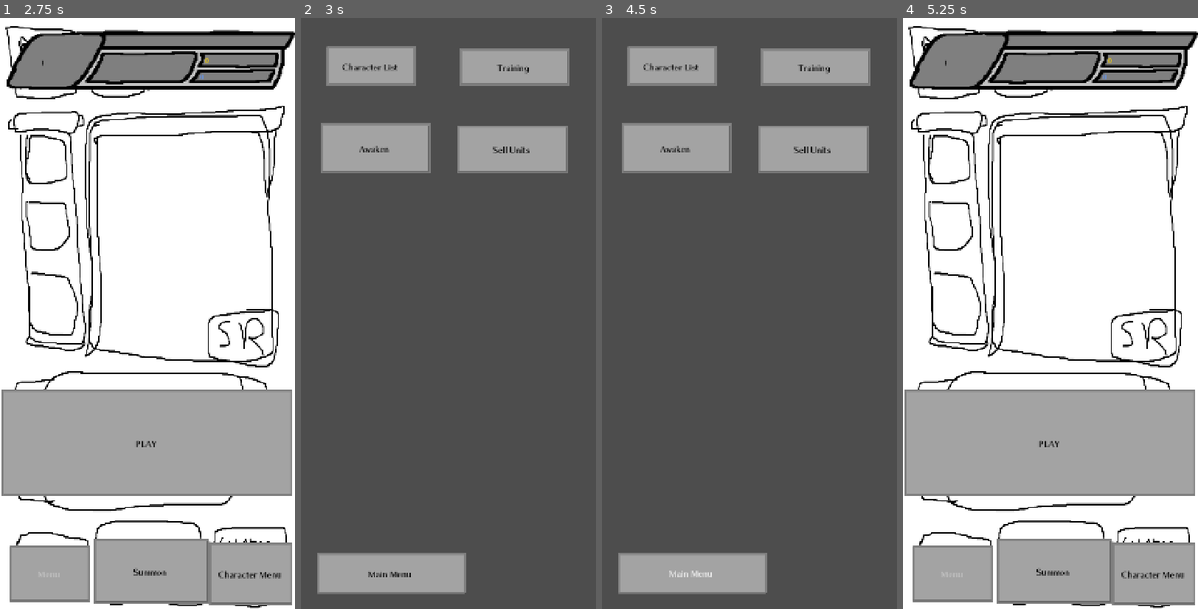
Above: before the commit, frames 1-4 (left to right).
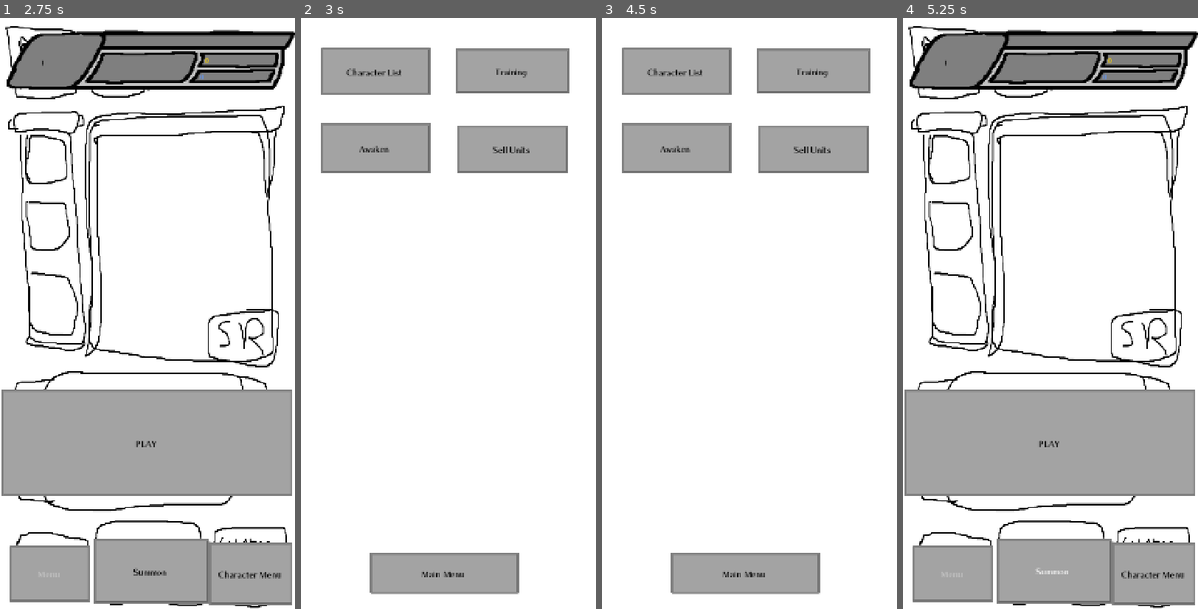
Above: after the commit, the same moments.

Repository: machina344/sixfold-gacha
Game: Godot game, scene res://scenes/MainMenu.tscn
The game is run twice, just before and just after one commit, with the same random seed, the same clock (stepped at 60 frames per second) and the same inputs.
Inputs:
- Up to frame 1 (2.75 s): click "Summon" at 0.5 s; click "Multi-Summon" at 1.25 s; click "Menu" at 2 s
- Up to frame 2 (3 s): click "Character Menu" at 2.75 s
- Up to frame 3 (4.5 s): click "Character List" at 3.5 s; click "Back" at 4.25 s
- Up to frame 4 (5.25 s): click "Main Menu" at 5 s

Frame 1 is identical in both runs. In frame 2, 88% of the frame differs, in the area x 0-100%, y 0-100%; in frame 3, 88%; in frame 4, less than 0.1%.

Commit message:
Non-Awakenable Unit Change & Summon killswitch
made non-awakenable units accurately display as such on the awakening page; effectively only a visual change. Additionally, made sure that multiple rapidfire presses of the summoning button won't do anything crazy.

Diff:
--- a/resources/rarity.gd
+++ b/resources/rarity.gd
@@ -1,3 +1,3 @@
 extends Node
 
-enum Rarity {COMMON=0,RARE=1,SUPER_RARE=2,ULTRA_RARE=3}
+enum Rarity {COMMON=0,RARE=1,SUPER_RARE=2,ULTRA_RARE=3,LEGENDARY_RARE=4}
--- a/scenes/TrainingScene.tscn
+++ b/scenes/TrainingScene.tscn
@@ -55,7 +55,7 @@
 "speed": 5.0
 }]
 
-[node name="TrainingScene" type="Control"]
+[node name="TrainingScene" type="Control" unique_id=946988062]
 layout_mode = 3
 anchors_preset = 15
 anchor_right = 1.0
@@ -64,7 +64,7 @@
 grow_vertical = 2
 script = ExtResource("1_1wmut")
 
-[node name="Experience1" type="Button" parent="."]
+[node name="Experience1" type="Button" parent="." unique_id=428741260]
 layout_mode = 0
 offset_left = 44.0
 offset_top = 570.0
@@ -73,7 +73,7 @@
 theme = ExtResource("2_hmxqr")
 text = "Give 1000 EXP"
 
-[node name="Experience2" type="Button" parent="."]
+[node name="Experience2" type="Button" parent="." unique_id=225674802]
 layout_mode = 0
 offset_left = 365.0
 offset_top = 577.0
@@ -82,7 +82,7 @@
 theme = ExtResource("2_hmxqr")
 text = "Give 10000 EXP"
 
-[node name="BackButton" type="Button" parent="."]
+[node name="BackButton" type="Button" parent="." unique_id=155104072]
 layout_mode = 0
 offset_left = 16.0
 offset_top = 1299.0
@@ -91,7 +91,7 @@
 theme = ExtResource("2_hmxqr")
 text = "Back to List"
 
-[node name="InnerBorder" type="ColorRect" parent="."]
+[node name="InnerBorder" type="ColorRect" parent="." unique_id=9891118]
 custom_minimum_size = Vector2(150, 150)
 layout_mode = 1
 anchors_preset = -1
@@ -104,13 +104,13 @@
 grow_horizontal = 2
 grow_vertical = 2
 
-[node name="UnitIcon" type="AnimatedSprite2D" parent="InnerBorder"]
+[node name="UnitIcon" type="AnimatedSprite2D" parent="InnerBorder" unique_id=64806922]
 position = Vector2(193, 179)
 sprite_frames = SubResource("SpriteFrames_aj3b0")
 animation = &"Units"
 speed_scale = 0.0
 
-[node name="levelLabel" type="Label" parent="InnerBorder"]
+[node name="levelLabel" type="Label" parent="InnerBorder" unique_id=1774494331]
 layout_mode = 0
 offset_left = 33.0
 offset_top = -83.0
@@ -120,7 +120,7 @@
 theme_override_font_sizes/font_size = 60
 text = "Lvl: "
 
-[node name="Experience3" type="Button" parent="."]
+[node name="Experience3" type="Button" parent="." unique_id=621679132]
 layout_mode = 0
 offset_left = 179.0
 offset_top = 786.0
--- a/scenes/awakening_scene.gd
+++ b/scenes/awakening_scene.gd
@@ -15,28 +15,25 @@
 	currentUnit = UnitInteraction.interactedIndex
 	unit_icon.set_frame(PlayerDataContainer.playerData.characterBox[currentUnit].charID)
 
-
-
-
 # Called every frame. 'delta' is the elapsed time since the previous frame.
 func _process(delta: float) -> void:
 	level_label.text = "Lvl: " + str(PlayerDataContainer.playerData.characterBox[currentUnit].level)
 	awakening_label.text = "Awakening: " + str(PlayerDataContainer.playerData.characterBox[currentUnit].stage)
 	unit_icon.set_frame(PlayerDataContainer.playerData.characterBox[currentUnit].charID)
-	if PlayerDataContainer.playerData.characterBox[currentUnit].stage == 6:
+	if PlayerDataContainer.playerData.characterBox[currentUnit].stage == 6 || ( PlayerDataContainer.playerData.characterBox[currentUnit].stage == 5 && PlayerDataContainer.playerData.characterBox[currentUnit].charTemplate.awakensInto == null ):
 		awakening_button.text = "Maximum Stage!"
 		canAwaken = false
 	else:
 		canAwaken = true
-	if PlayerDataContainer.playerData.characterBox[currentUnit].charTemplate.characterRarity == Rarity.Rarity.COMMON:
-		cost = 1000 * (2 ** PlayerDataContainer.playerData.characterBox[currentUnit].stage)
-	elif PlayerDataContainer.playerData.characterBox[currentUnit].charTemplate.characterRarity == Rarity.Rarity.RARE:
-		cost = 2000 * (2 ** PlayerDataContainer.playerData.characterBox[currentUnit].stage)
-	elif PlayerDataContainer.playerData.characterBox[currentUnit].charTemplate.characterRarity == Rarity.Rarity.SUPER_RARE:
-		cost = 4500 * (2 ** PlayerDataContainer.playerData.characterBox[currentUnit].stage)
-	elif PlayerDataContainer.playerData.characterBox[currentUnit].charTemplate.characterRarity == Rarity.Rarity.ULTRA_RARE:
-		cost = 15000 * (2 ** PlayerDataContainer.playerData.characterBox[currentUnit].stage)
-	awakening_button.text = "Awakening Cost: " + str(cost)
+		if PlayerDataContainer.playerData.characterBox[currentUnit].charTemplate.characterRarity == Rarity.Rarity.COMMON:
+			cost = 1000 * (2 ** PlayerDataContainer.playerData.characterBox[currentUnit].stage)
+		elif PlayerDataContainer.playerData.characterBox[currentUnit].charTemplate.characterRarity == Rarity.Rarity.RARE:
+			cost = 2000 * (2 ** PlayerDataContainer.playerData.characterBox[currentUnit].stage)
+		elif PlayerDataContainer.playerData.characterBox[currentUnit].charTemplate.characterRarity == Rarity.Rarity.SUPER_RARE:
+			cost = 4500 * (2 ** PlayerDataContainer.playerData.characterBox[currentUnit].stage)
+		elif PlayerDataContainer.playerData.characterBox[currentUnit].charTemplate.characterRarity == Rarity.Rarity.ULTRA_RARE:
+			cost = 15000 * (2 ** PlayerDataContainer.playerData.characterBox[currentUnit].stage)
+		awakening_button.text = "Awakening Cost: " + str(cost)
 
 
 
--- a/scenes/character_menu.tscn
+++ b/scenes/character_menu.tscn
@@ -1,41 +1,41 @@
-[gd_scene load_steps=3 format=3 uid="uid://bvwpkqslgpae7"]
+[gd_scene format=3 uid="uid://bvwpkqslgpae7"]
 
-[ext_resource type="Script" path="res://scenes/character_menu.gd" id="1_6vlnr"]
+[ext_resource type="Script" uid="uid://estqlvatxspg" path="res://scenes/character_menu.gd" id="1_6vlnr"]
 [ext_resource type="Theme" uid="uid://c1vds42xiuak4" path="res://assets/interactables/buttons.tres" id="2_1oytn"]
 
-[node name="CharacterMenu" type="Control"]
+[node name="CharacterMenu" type="Control" unique_id=1111316931]
 layout_mode = 3
 anchors_preset = 0
 script = ExtResource("1_6vlnr")
 
-[node name="characterListButton" type="Button" parent="."]
+[node name="characterListButton" type="Button" parent="." unique_id=708602356]
 layout_mode = 0
-offset_left = 62.0
-offset_top = 69.0
-offset_right = 282.0
-offset_bottom = 166.0
+offset_left = 49.0
+offset_top = 72.0
+offset_right = 316.0
+offset_bottom = 189.0
 theme = ExtResource("2_1oytn")
 text = "Character List"
 
-[node name="mainMenuButton" type="Button" parent="."]
+[node name="mainMenuButton" type="Button" parent="." unique_id=1671719816]
 layout_mode = 0
-offset_left = 39.0
+offset_left = 169.0
 offset_top = 1303.0
-offset_right = 402.0
+offset_right = 532.0
 offset_bottom = 1403.0
 theme = ExtResource("2_1oytn")
 text = "Main Menu"
 
-[node name="trainingButton" type="Button" parent="."]
+[node name="trainingButton" type="Button" parent="." unique_id=376718611]
 layout_mode = 0
-offset_left = 387.0
+offset_left = 377.0
 offset_top = 74.0
 offset_right = 656.0
-offset_bottom = 164.0
+offset_bottom = 185.0
 theme = ExtResource("2_1oytn")
 text = "Training"
 
-[node name="awakeningButton" type="Button" parent="."]
+[node name="awakeningButton" type="Button" parent="." unique_id=1156034269]
 layout_mode = 0
 offset_left = 48.0
 offset_top = 256.0
@@ -44,7 +44,7 @@
 theme = ExtResource("2_1oytn")
 text = "Awaken"
 
-[node name="sellUnitsButton" type="Button" parent="."]
+[node name="sellUnitsButton" type="Button" parent="." unique_id=731236839]
 layout_mode = 0
 offset_left = 381.0
 offset_top = 261.0
@@ -53,6 +53,15 @@
 theme = ExtResource("2_1oytn")
 text = "Sell Units"
 
+[node name="ColorRect" type="ColorRect" parent="." unique_id=1530732802]
+z_index = -1
+layout_mode = 0
+offset_left = -13.0
+offset_top = -8.0
+offset_right = 722.0
+offset_bottom = 1446.0
+mouse_filter = 2
+
 [connection signal="pressed" from="characterListButton" to="." method="_on_character_list_button_pressed"]
 [connection signal="pressed" from="mainMenuButton" to="." method="_on_main_menu_button_pressed"]
 [connection signal="pressed" from="trainingButton" to="." method="_on_training_button_pressed"]
--- a/scenes/summon_scene.gd
+++ b/scenes/summon_scene.gd
@@ -1,24 +1,29 @@
 extends BasePage
 
 var MultiSize = 10
+var isSummoning = false
 
 @onready var multiButton = get_node("MultiSummon")
 @onready var singleButton = get_node("SingleSummon")
 
 func _on_single_summon_pressed():
-	if PlayerDataContainer.playerData.premiumCurrency >= 10:
+	if PlayerDataContainer.playerData.premiumCurrency >= 10 && isSummoning == false:
 		PlayerDataContainer.playerData.premiumCurrency -= 10
+		isSummoning = true
 		await translate_unit_info()
+		isSummoning = false
 	else:
 		singleButton.text = "Not Enough Gems!"
 		await get_tree().create_timer(time_in_seconds).timeout
 		singleButton.text = "Single-Summon"
 
 func _on_multi_summon_pressed(): # Multi summon button
-	if PlayerDataContainer.playerData.premiumCurrency >= 100:
+	if PlayerDataContainer.playerData.premiumCurrency >= 100 && isSummoning == false:
 		PlayerDataContainer.playerData.premiumCurrency -= 100
+		isSummoning = true
 		for n in MultiSize:
 			await translate_unit_info()
+		isSummoning = false
 	else:
 		multiButton.text = "Not Enough Gems!"
 		await get_tree().create_timer(time_in_seconds).timeout
@@ -56,6 +61,7 @@
 	summonFrame.visible = false
 	summonImage.visible = false
 
+
 func _on_menu_button_pressed():
 	get_tree().change_scene_to_file("res://scenes/MainMenu.tscn")
 
--- a/scenes/training_scene.gd
+++ b/scenes/training_scene.gd
@@ -1,4 +1,5 @@
 extends BasePage
+class_name TrainingScene
 
 @onready var unit_icon: AnimatedSprite2D = $InnerBorder/UnitIcon
 @onready var level_label: Label = $InnerBorder/levelLabel
@@ -8,8 +9,6 @@
 func _ready() -> void:
 	currentUnit = UnitInteraction.interactedIndex
 	unit_icon.set_frame(PlayerDataContainer.playerData.characterBox[currentUnit].charID)
-
-
 
 # Called every frame. 'delta' is the elapsed time since the previous frame.
 func _process(delta: float) -> void:
Not shown: 1 places in scenes/TrainingScene.tscn that only renumber resources
